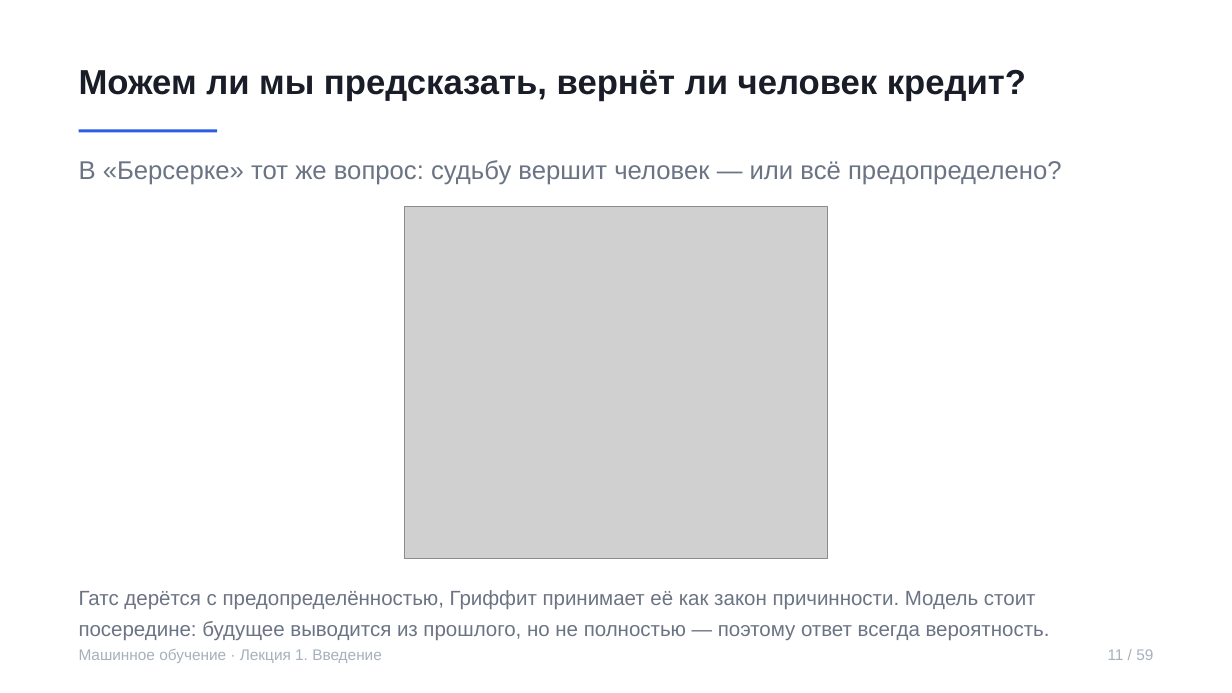
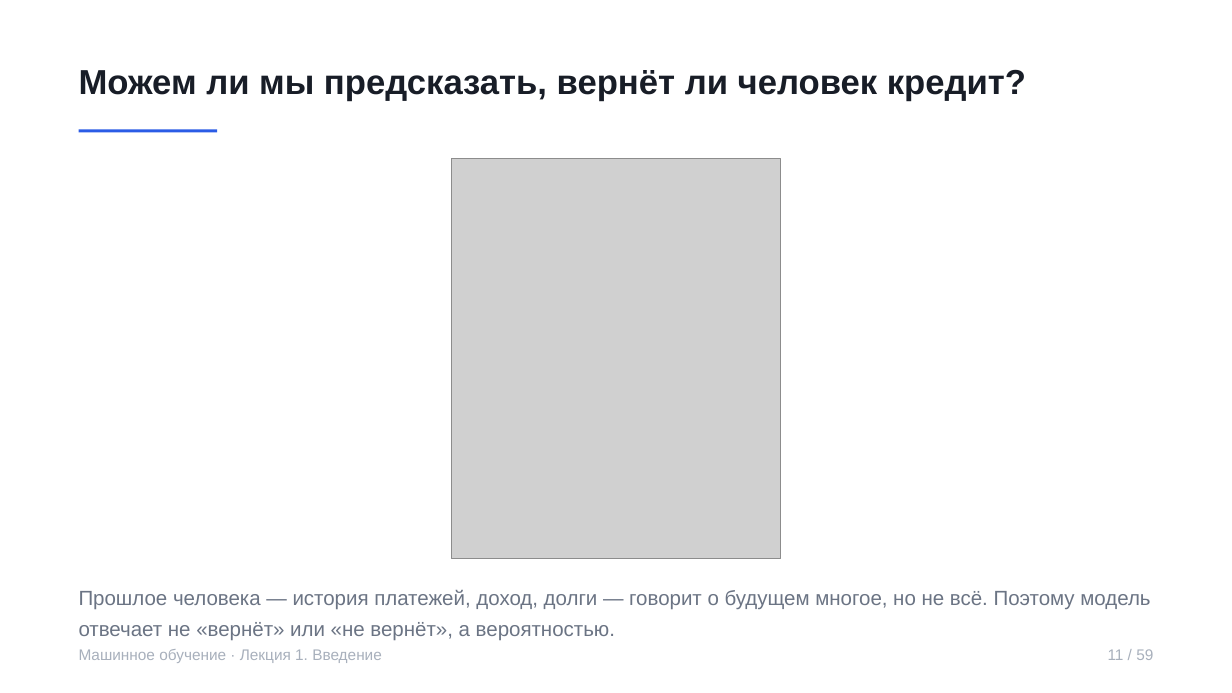
Before and after one commit to rustam-azimov/ml-course-spbu, a slide deck: slide 11 of lectures/lecture01.pptx. Drawn at 1232x693 pixels with LibreOffice and Linux fonts; fonts in the diff are those of the drawing; grey boxes stand for pictures. Boxes give left, top, right and bottom in pixels: in the first picture for what was removed or moved away, otherwise in the second. Text is boxed around its words. In the diff, an @@ line names an element or a change of style, - is before the commit and + after.

Commit message:
Лекция 1: другая иллюстрация и текст слайда про возврат кредита

```diff
--- a/lectures/lecture01.pptx
+++ b/lectures/lecture01.pptx
@@ text removed at (79, 160, 1062, 185) @@
-В «Берсерке» тот же вопрос: судьбу вершит человек — или всё предопределено?
@@ picture: place and size @@
-picture at (405, 207, 828, 559)
+picture at (451, 159, 781, 559)
@@ text at (79, 590, 1150, 640): text changed @@
-Гатс дерётся с предопределённостью, Гриффит принимает её как закон причинности. Модель стоит посередине: будущее выводится из прошлого, но не полностью — поэтому ответ всегда вероятность.
+Прошлое человека — история платежей, доход, долги — говорит о будущем многое, но не всё. Поэтому модель отвечает не «вернёт» или «не вернёт», а вероятностью.
```
